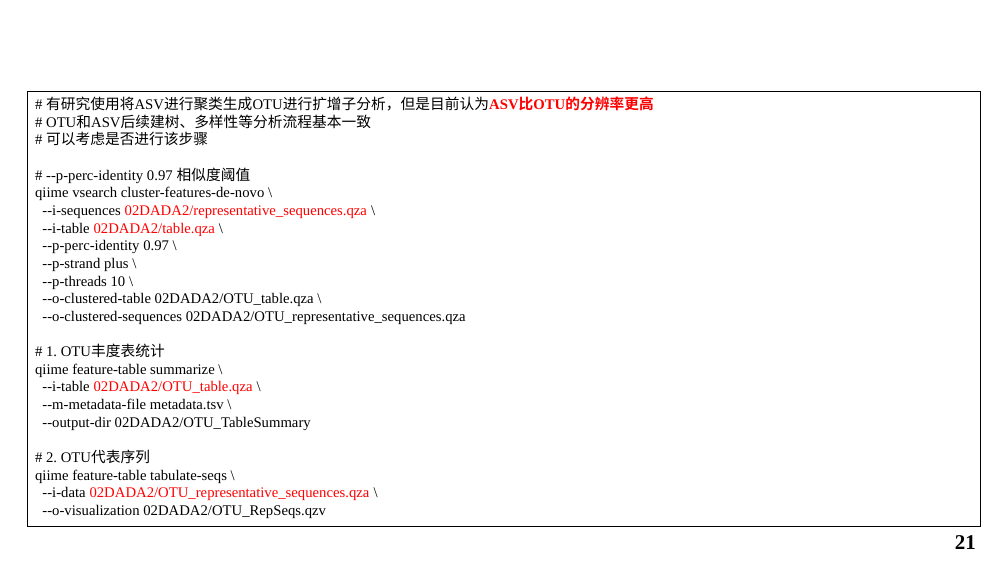
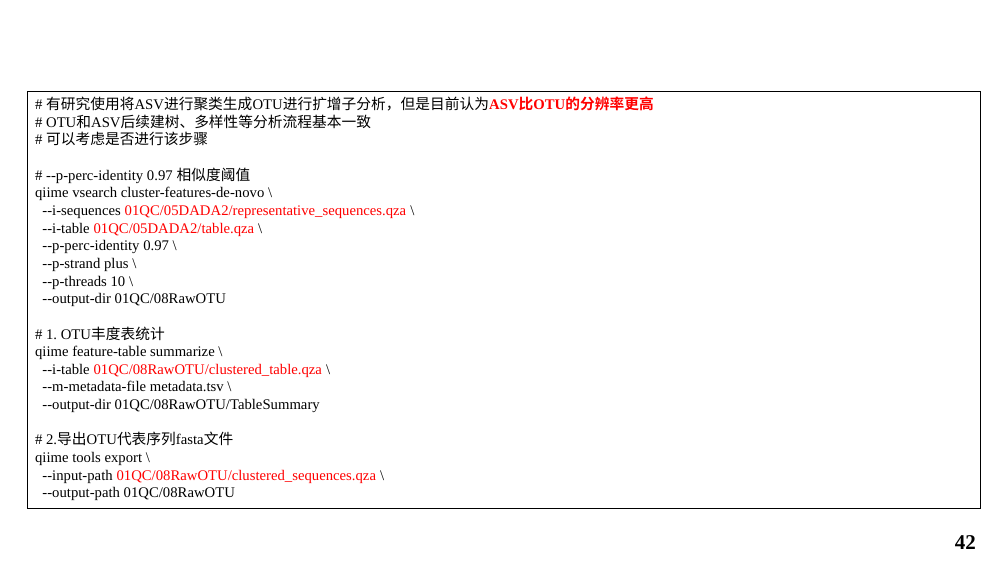
Before and after one commit to shueho/BioDataTools, a slide deck: slide 42 of Toy/16S.pptx (slide 21 before the commit). Drawn at 1008x567 pixels with LibreOffice and Linux fonts; fonts in the diff are those of the drawing; background and template pictures are left out. Boxes give left, top, right and bottom in pixels: in the first picture for what was removed or moved away, otherwise in the second. Text is boxed around its words. In the diff, an @@ line names an element or a change of style, - is before the commit and + after.

```diff
--- a/Toy/16S.pptx
+++ b/Toy/16S.pptx
@@ rectangle "# 有研究使用将ASV进行聚类生成OTU进行扩增子分析，但是目前认为ASV比OTU的分辨率更高": place and size @@
-rectangle "# 有研究使用将ASV进行聚类生成OTU进行扩增子分析，但是目前认为ASV比OTU的分辨率更高" at (28,91,981,527)
+rectangle "# 有研究使用将ASV进行聚类生成OTU进行扩增子分析，但是目前认为ASV比OTU的分辨率更高" at (28,91,981,509)
@@ text in rectangle at (42,205,407,236): text changed @@
---i-sequences 02DADA2/representative_sequences.qza \
---i-table 02DADA2/table.qza \
+--i-sequences 01QC/05DADA2/representative_sequences.qza \
+--i-table 01QC/05DADA2/table.qza \
@@ text in rectangle at (42,292,226,306): text changed @@
---o-clustered-table 02DADA2/OTU_table.qza \
---o-clustered-sequences 02DADA2/OTU_representative_sequences.qza
+--output-dir 01QC/08RawOTU
@@ text in rectangle at (42,363,322,377): text changed @@
---i-table 02DADA2/OTU_table.qza \
+--i-table 01QC/08RawOTU/clustered_table.qza \
@@ text in rectangle at (35,398,376,500): text changed @@
---output-dir 02DADA2/OTU_TableSummary
-# 2. OTU代表序列
-qiime feature-table tabulate-seqs \
---i-data 02DADA2/OTU_representative_sequences.qza \
---o-visualization 02DADA2/OTU_RepSeqs.qzv
+--output-dir 01QC/08RawOTU/TableSummary
+# 2.导出OTU代表序列fasta文件
+qiime tools export \
+--input-path 01QC/08RawOTU/clustered_sequences.qza \
+--output-path 01QC/08RawOTU
@@ page number at (955,535,976,549): text changed @@
-21
+42
```
Also in this commit, not shown: 50 other slides changed, 20 slides added, 13 slides removed.
